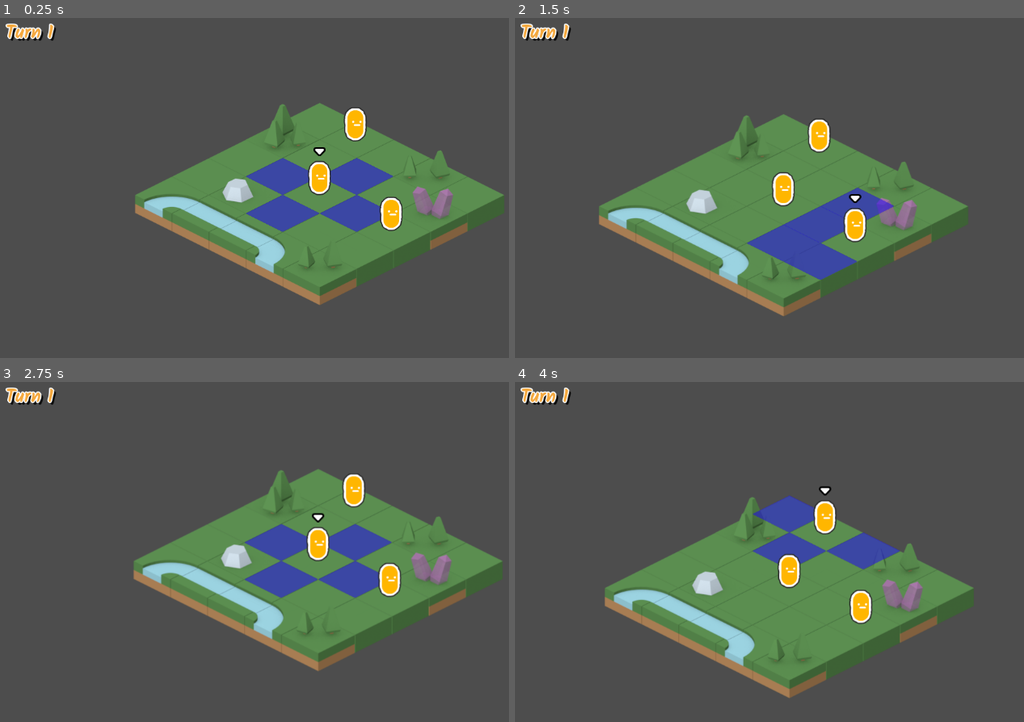
Above: before the commit, frames 1-4 (two rows, left to right).
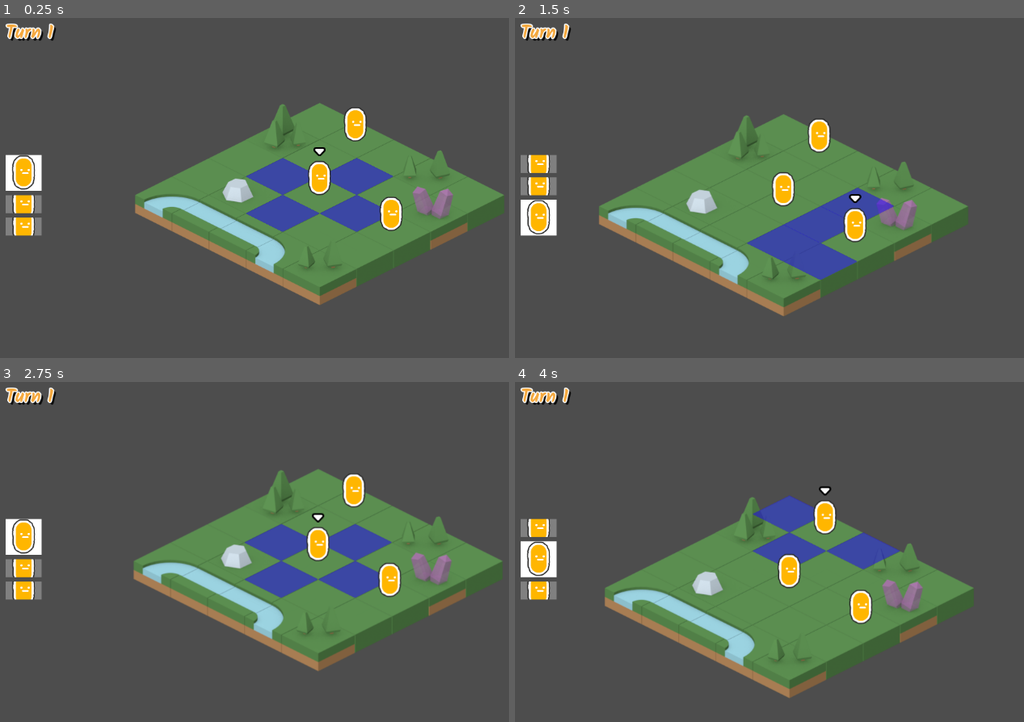
Above: after the commit, the same moments.

Repository: CreatedBySeb/godot-test
Game: Godot game, scene res://scenes/game.tscn
Same seed, same stepped clock (60 frames per second), same inputs: the game is played once before the commit and once after it.
Inputs (mouse positions are in pixels of both pictures, inside the frame that each line leads up to):
- Up to frame 1 (0.25 s): no input
- Up to frame 2 (1.5 s): tap Enter at 0.5 s; move the mouse to (978, 177) at 0.52 s; click (978, 177) at 0.6 s; tap E (select_next_unit) at 0.8, 1.35 s; move the mouse to (703, 211) at 1.27 s
- Up to frame 3 (2.75 s): tap Q (select_prev_unit) at 1.55, 2.1 s; move the mouse to (381, 480) at 2.02 s; click (381, 480) at 2.3 s
- Up to frame 4 (4 s): move the mouse to (800, 630) at 2.77 s; click (800, 630) at 2.85 s; tap E (select_next_unit) at 3.05, 3.6 s; move the mouse to (outside the picture) at 3.52 s; tap Q (select_prev_unit) at 3.8 s

The runs differ from the first frame. In frame 1, 1.5% of the frame differs, in the area x 1-9%, y 40-65%; in frame 2, 1.5%; in frame 3, 1.5%; in frame 4, 1.5%.

Commit message:
Add units preview along side

Diff:
--- /dev/null
+++ b/classes/warrior_class.tres
@@ -0,0 +1,8 @@
+[gd_resource type="Resource" script_class="UnitClass" load_steps=3 format=3 uid="uid://c1f1dp1d4mgxw"]
+
+[ext_resource type="Script" path="res://scripts/UnitClass.gd" id="1_tpt0p"]
+[ext_resource type="Texture2D" uid="uid://cuopvj6s4opej" path="res://assets/character_roundYellow.png" id="2_u7nhn"]
+
+[resource]
+script = ExtResource("1_tpt0p")
+sprite = ExtResource("2_u7nhn")
--- a/scenes/hud.tscn
+++ b/scenes/hud.tscn
@@ -86,6 +86,12 @@
 theme = ExtResource("2_psbrg")
 text = "Turn 1"
 
+[node name="UnitPreviews" type="VBoxContainer" parent="MarginContainer"]
+layout_mode = 2
+size_flags_horizontal = 0
+size_flags_vertical = 4
+theme_override_constants/separation = 8
+
 [node name="YourTurnFlash" type="Label" parent="."]
 visible = false
 anchors_preset = 8
--- a/scenes/unit.tscn
+++ b/scenes/unit.tscn
@@ -1,7 +1,8 @@
-[gd_scene load_steps=5 format=3 uid="uid://cs2pl1l6ynkt6"]
+[gd_scene load_steps=6 format=3 uid="uid://cs2pl1l6ynkt6"]
 
 [ext_resource type="Texture2D" uid="uid://cuopvj6s4opej" path="res://assets/character_roundYellow.png" id="1_520f7"]
 [ext_resource type="Script" path="res://scripts/Unit.gd" id="1_aph5o"]
+[ext_resource type="Resource" uid="uid://c1f1dp1d4mgxw" path="res://classes/warrior_class.tres" id="2_ahd6y"]
 [ext_resource type="Texture2D" uid="uid://btfttahimns6e" path="res://assets/flair_arrows_down.png" id="3_wxr8j"]
 
 [sub_resource type="CapsuleShape2D" id="CapsuleShape2D_120sj"]
@@ -10,6 +11,7 @@
 
 [node name="Unit" type="AnimatableBody2D" groups=["units"]]
 script = ExtResource("1_aph5o")
+unit_class = ExtResource("2_ahd6y")
 
 [node name="Sprite2D" type="Sprite2D" parent="."]
 position = Vector2(0, -30)
--- /dev/null
+++ b/scenes/unit_preview.tscn
@@ -0,0 +1,26 @@
+[gd_scene load_steps=3 format=3 uid="uid://deuw6bpnnnf24"]
+
+[ext_resource type="Script" path="res://scripts/UnitPreview.gd" id="1_8voqm"]
+[ext_resource type="Texture2D" uid="uid://cuopvj6s4opej" path="res://assets/character_roundYellow.png" id="1_kc340"]
+
+[node name="UnitPreview" type="ColorRect"]
+clip_contents = true
+custom_minimum_size = Vector2(64, 64)
+script = ExtResource("1_8voqm")
+
+[node name="MarginContainer" type="MarginContainer" parent="."]
+layout_mode = 1
+anchors_preset = 15
+anchor_right = 1.0
+anchor_bottom = 1.0
+grow_horizontal = 2
+grow_vertical = 2
+theme_override_constants/margin_left = 4
+theme_override_constants/margin_top = 4
+theme_override_constants/margin_right = 4
+theme_override_constants/margin_bottom = 4
+
+[node name="UnitSprite" type="TextureRect" parent="MarginContainer"]
+layout_mode = 2
+texture = ExtResource("1_kc340")
+stretch_mode = 4
--- a/scripts/GameManager.gd
+++ b/scripts/GameManager.gd
@@ -22,6 +22,7 @@
 	for unit in units:
 		await unit.ready
 
+	hud.game = self
 	select_unit(0)
 
 
@@ -49,7 +50,7 @@
 
 	turn += 1
 	await hud.advance_turn()
-	hud.update_hud(self)
+	hud.update_hud()
 	get_tree().call_group("units", "refresh")
 	action_overlay.display_moves(units[selected_unit])
 
@@ -58,6 +59,7 @@
 	selected_unit = wrap(selected_unit + direction, 0, len(units))
 	camera.target = units[selected_unit]
 	select_sound.play()
+	hud.update_hud()
 
 	if not units[selected_unit].moved:
 		action_overlay.display_moves(units[selected_unit])
--- a/scripts/Unit.gd
+++ b/scripts/Unit.gd
@@ -2,9 +2,12 @@
 class_name Unit
 
 @export var move_range: int = 1
+@export var unit_class: UnitClass
 
 @onready var game_manager: GameManager = %GameManager
 @onready var tilemap: TileMap = %TileMap
+
+@onready var sprite: Sprite2D = $Sprite2D
 
 var location: Vector2
 var moved = false
@@ -13,6 +16,7 @@
 # Called when the node enters the scene tree for the first time.
 func _ready():
 	location = tilemap.local_to_map(tilemap.to_local(position))
+	sprite.texture = unit_class.sprite
 
 
 # Called every frame. 'delta' is the elapsed time since the previous frame.
--- /dev/null
+++ b/scripts/UnitClass.gd
@@ -0,0 +1,4 @@
+extends Resource
+class_name UnitClass
+
+@export var sprite: Texture2D
--- /dev/null
+++ b/scripts/UnitPreview.gd
@@ -0,0 +1,20 @@
+extends ColorRect
+
+const ACTIVE_COLOUR = Color(1, 1, 1, 1)
+const ACTIVE_HEIGHT = 64
+const INACTIVE_COLOUR = Color(0.5, 0.5, 0.5, 1)
+const INACTIVE_HEIGHT = 32
+
+@onready var sprite: TextureRect = $MarginContainer/UnitSprite
+
+var unit_class: UnitClass
+
+
+func _ready():
+	sprite.texture = unit_class.sprite
+	set_highlighted(false)
+
+
+func set_highlighted(highlighted: bool) -> void:
+	color = ACTIVE_COLOUR if highlighted else INACTIVE_COLOUR
+	custom_minimum_size.y = ACTIVE_HEIGHT if highlighted else INACTIVE_HEIGHT
--- a/scripts/hud.gd
+++ b/scripts/hud.gd
@@ -1,21 +1,25 @@
 extends CanvasLayer
 
+const UnitPreview = preload("res://scenes/unit_preview.tscn")
+
 @onready var animation_player: AnimationPlayer = $AnimationPlayer
-@onready var turn_number: Label = %TurnNumber
+@onready var unit_previews: VBoxContainer = $MarginContainer/UnitPreviews
+@onready var turn_number: Label = $MarginContainer/TurnNumber
+
+var game: GameManager
 
 
-# Called when the node enters the scene tree for the first time.
-func _ready():
-	pass # Replace with function body.
+func update_hud() -> void:
+	turn_number.text = "Turn " + str(game.turn)
 
+	for child in unit_previews.get_children():
+		child.queue_free()
 
-# Called every frame. 'delta' is the elapsed time since the previous frame.
-func _process(delta):
-	pass
-
-
-func update_hud(game: GameManager) -> void:
-	turn_number.text = "Turn " + str(game.turn)
+	for unit  in game.units:
+		var preview = UnitPreview.instantiate()
+		preview.unit_class = unit.unit_class
+		unit_previews.add_child(preview)
+		preview.set_highlighted(game.units[game.selected_unit] == unit)
 
 
 func advance_turn() -> void:
